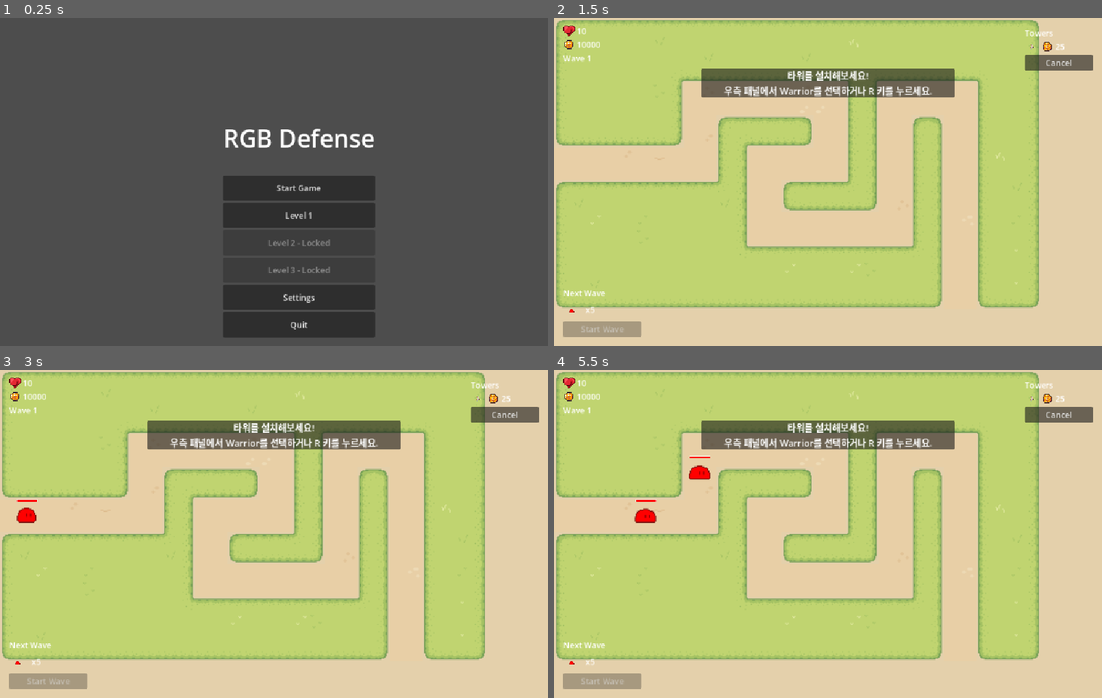
Above: before the commit, frames 1-4 (two rows, left to right).
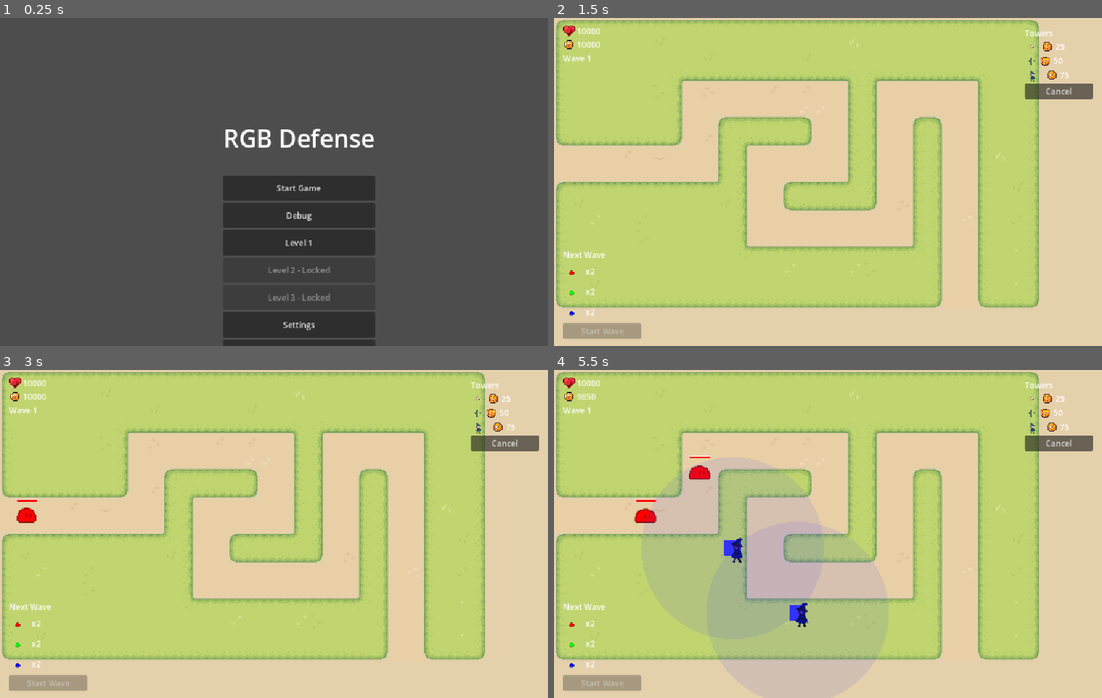
Above: after the commit, the same moments.

Repository: psvm203/rgb-defense
Game: Godot game, scene res://ui/main_menu.tscn
Same seed, same stepped clock (60 frames per second), same inputs: the game is played once before the commit and once after it.
Inputs (mouse positions are in pixels of both pictures, inside the frame that each line leads up to):
- Up to frame 1 (0.25 s): no input
- Up to frame 2 (1.5 s): click "Level 1" (after the commit: "Debug") at 0.5 s; click "Start Wave" at 1.25 s
- Up to frame 3 (3 s): click "Cancel" at 2 s; move the mouse to (394, 517) at 2.77 s; tap G at 2.85 s; click (394, 517) at 2.92 s
- Up to frame 4 (5.5 s): tap B at 3.05, 3.6, 4.55, 5.1 s; move the mouse to (718, 550) at 3.52 s; click (718, 550) at 3.67 s; tap G at 3.8, 4.35, 5.3 s; move the mouse to (882, 461) at 4.27 s; click (882, 461) at 4.42 s; move the mouse to (800, 599) at 5.02 s; click (800, 599) at 5.17 s

The runs differ from the first frame. In frame 1, 1.0% of the frame differs, in the area x 40-69%, y 58-100%; in frame 2, 5.8%; in frame 3, 5.8%; in frame 4, 12%, in the area x 1-99%, y 3-98%.

Commit message:
feat(debug): add debug stage with 10000 lives and coins

Diff:
--- a/game_state/game_state.gd
+++ b/game_state/game_state.gd
@@ -8,6 +8,16 @@
 signal level_completed(level: int)
 
 const LEVEL_WAVES: Dictionary = {
+	0: [
+		{
+			groups = [
+				{ max_rgb = Vector3(1.0, 0.0, 0.0), count = 2 },
+				{ max_rgb = Vector3(0.0, 1.0, 0.0), count = 2 },
+				{ max_rgb = Vector3(0.0, 0.0, 1.0), count = 2 },
+			],
+			interval = 1.5,
+		},
+	],
 	1: [
 		{
 			groups = [
--- a/track/track.gd
+++ b/track/track.gd
@@ -149,6 +149,9 @@
 
 
 func _ready() -> void:
+	if GameState.current_level == 0:
+		GameState.lives = 10000
+		GameState.coins = 10000
 	RenderingServer.set_default_clear_color(Color(0.894118, 0.815686, 0.670588))
 	_setup_tilemap()
 	_setup_path()
@@ -204,10 +207,10 @@
 		KEY_R:
 			_on_tower_selected("res://tower/red/warrior/warrior.tscn", 25)
 		KEY_G:
-			if GameState.current_level > 1:
+			if GameState.current_level != 1:
 				_on_tower_selected("res://tower/green/archer/archer.tscn", 50)
 		KEY_B:
-			if GameState.current_level > 1:
+			if GameState.current_level != 1:
 				_on_tower_selected("res://tower/blue/mage/mage.tscn", 75)
 		KEY_SPACE:
 			if not GameState.is_wave_active:
@@ -316,7 +319,8 @@
 		_upgrade_btns.clear()
 
 		var upgrades: Array = UPGRADES.get(closest.scene_file_path, [])
-		if not upgrades.is_empty() and GameState.current_level > 2:
+		var can_upgrade := GameState.current_level > 2 or GameState.current_level == 0
+		if not upgrades.is_empty() and can_upgrade:
 			var vbox: VBoxContainer = _tower_menu.get_child(0).get_child(0)
 			for upgrade in upgrades:
 				var btn := Button.new()
--- a/ui/main_menu.gd
+++ b/ui/main_menu.gd
@@ -27,6 +27,12 @@
 
 
 func _create_level_buttons() -> void:
+	var debug_btn := Button.new()
+	debug_btn.custom_minimum_size = Vector2(200, 50)
+	debug_btn.text = "Debug"
+	debug_btn.pressed.connect(_on_level_pressed.bind(0))
+	_level_list.add_child(debug_btn)
+
 	for level in range(1, GameState.MAX_LEVEL + 1):
 		var btn := Button.new()
 		btn.custom_minimum_size = Vector2(200, 50)
--- a/ui/tower_panel.gd
+++ b/ui/tower_panel.gd
@@ -35,7 +35,7 @@
 func _build_buttons() -> void:
 	var coin_tex := preload("res://game_state/coins.png")
 	for tower in TOWERS:
-		if GameState.current_level <= 1 and tower.name != "Warrior":
+		if GameState.current_level == 1 and tower.name != "Warrior":
 			continue
 		var row := HBoxContainer.new()
 		row.mouse_default_cursor_shape = Control.CURSOR_POINTING_HAND
